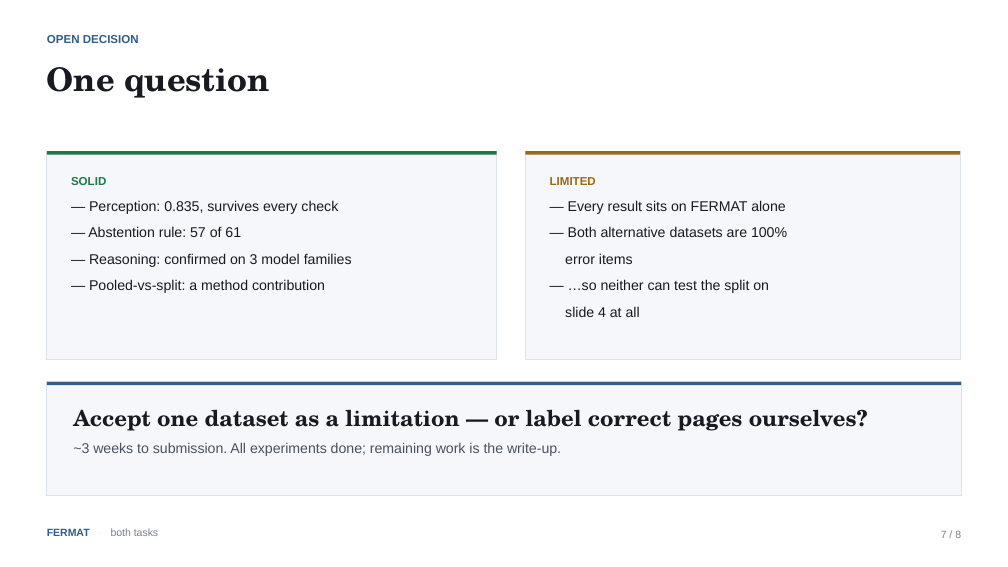
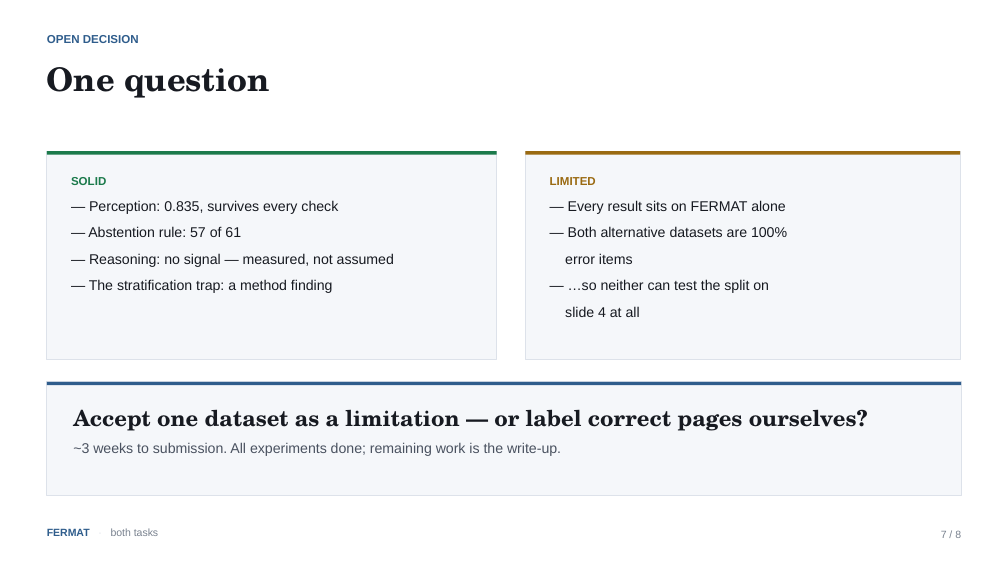
Before and after one commit to sepehrmaleki369/uncertainty-math-vlm, a slide deck: slide 7 of slides/fermat_findings.pptx. Drawn at 1008x567 pixels with LibreOffice and Linux fonts; fonts in the diff are those of the drawing. Boxes give left, top, right and bottom in pixels: in the first picture for what was removed or moved away, otherwise in the second. Text is boxed around its words. In the diff, an @@ line names an element or a change of style, - is before the commit and + after.

```diff
--- a/slides/fermat_findings.pptx
+++ b/slides/fermat_findings.pptx
@@ text at [89, 253, 394, 293]: text changed @@
-— Reasoning: confirmed on 3 model families
-— Pooled-vs-split: a method contribution
+— Reasoning: no signal — measured, not assumed
+— The stratification trap: a method finding
```
Also in this commit, not shown: 1 other slide changed, 1 slide added, 1 slide removed, 1 other file.
